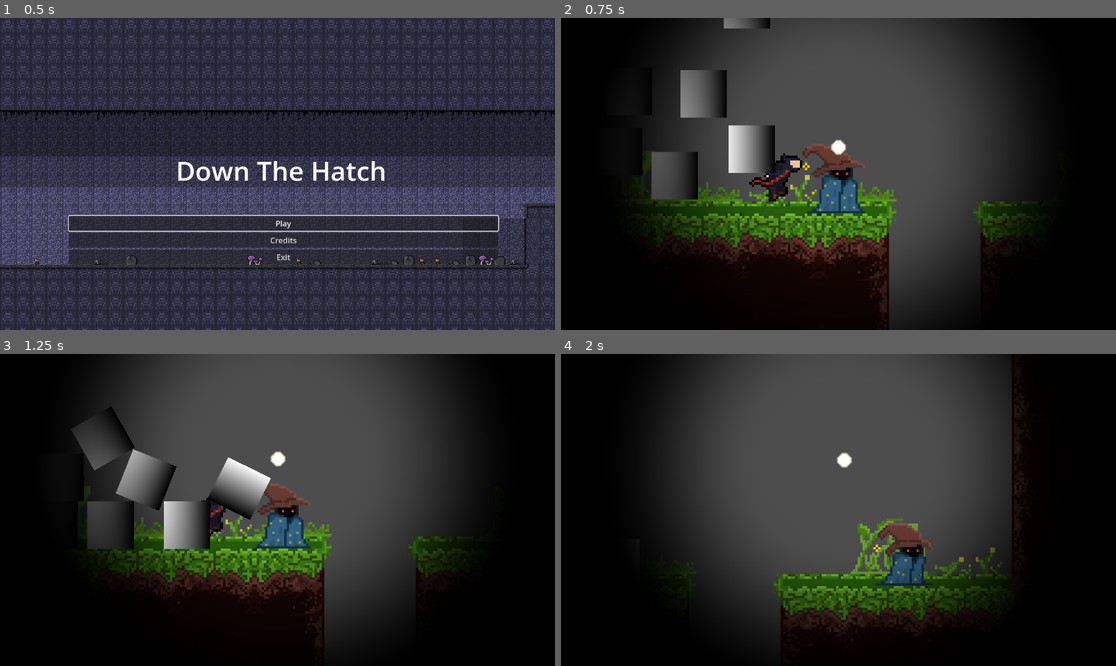
Above: before the commit, frames 1-4 (two rows, left to right).
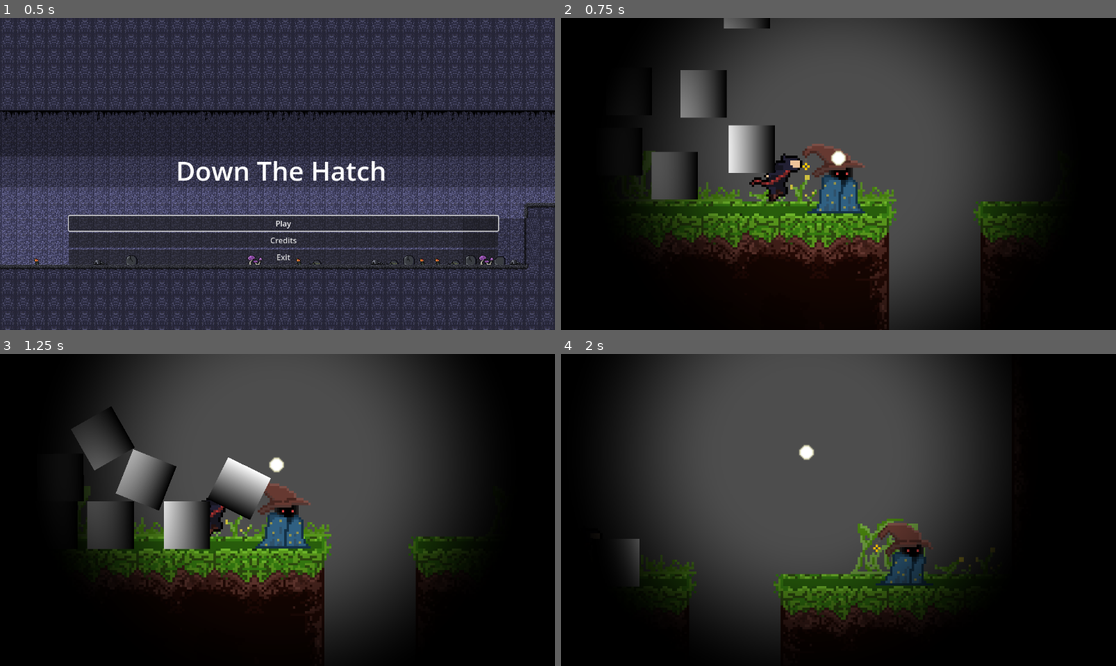
Above: after the commit, the same moments.

Repository: MRobinson12/BroyGames
Game: Godot game, scene res://Scenes/main_menu.tscn
Same seed, same stepped clock (60 frames per second), same inputs: the game is played once before the commit and once after it.
Inputs (mouse positions are in pixels of both pictures, inside the frame that each line leads up to):
- Up to frame 1 (0.5 s): no input
- Up to frame 2 (0.75 s): click "Play" at 0.5 s
- Up to frame 3 (1.25 s): no input
- Up to frame 4 (2 s): tap Enter (ui_accept) at 1.25, 1.52 s; move the mouse to (960, 494) at 1.27 s; hold D (ui_right) from 1.28 s (still down); tap E (interact) at 1.35 s; click (960, 494) at 1.42 s

Frame 1 is identical in both runs. In frame 2, 0.2% of the frame differs, in the area x 48-52%, y 38-48%; in frame 3, 0.1%; in frame 4, 8.0%, in the area x 10-84%, y 1-86%.
Error in both runs: Attempt to call function 'get_overlapping_areas' in base 'null instance' on a null instance. (res://Scripts/player.gd:30)

Commit message:
Slow down light orb

Diff:
--- a/Scripts/player_light.gd
+++ b/Scripts/player_light.gd
@@ -1,7 +1,7 @@
 extends Node2D
 
 var target_marker : Node2D
-var lerp_speed = 5
+var lerp_speed = 3
 
 var player_position : Vector2
 var shadow_shader : ColorRect
